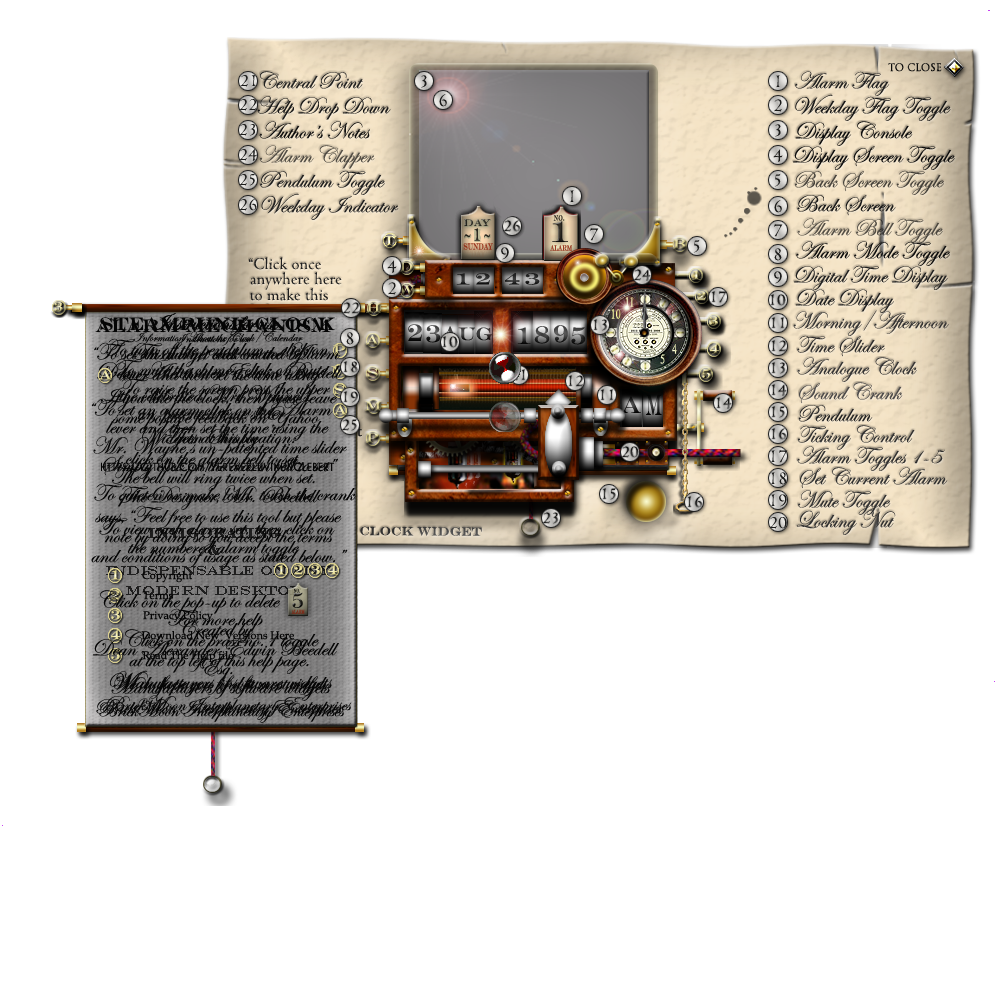
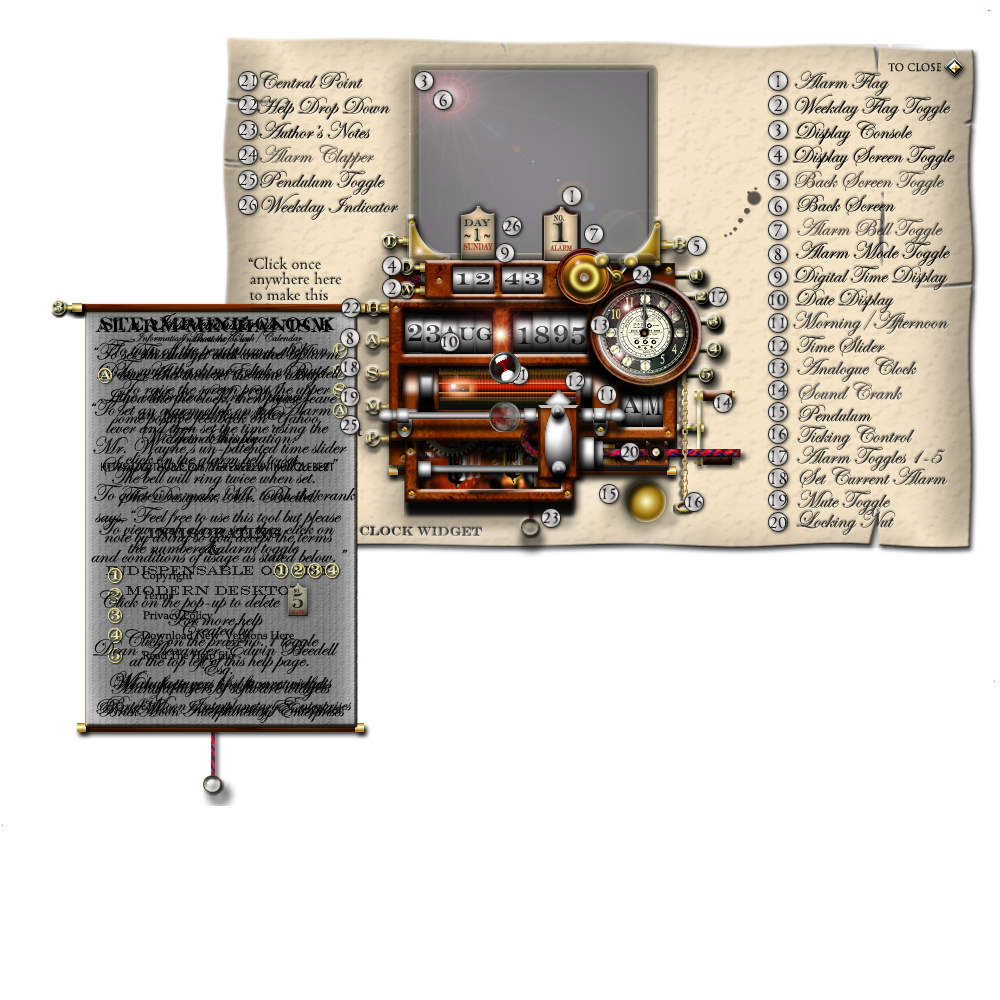
Two versions of the same layered image (1000 x 1000). Layer-by-layer changes:
painted on "topdigitalclock" over (x1=453, y1=267, x2=542, y2=293)
added layer "datedisplay" above "yeardisplay" over (x1=404, y1=310, x2=493, y2=354)
added layer "yeardisplay" above "timedisplay" over (x1=513, y1=311, x2=587, y2=354)
added layer "timedisplay" above "maincasingsurround" over (x1=453, y1=267, x2=542, y2=292)
